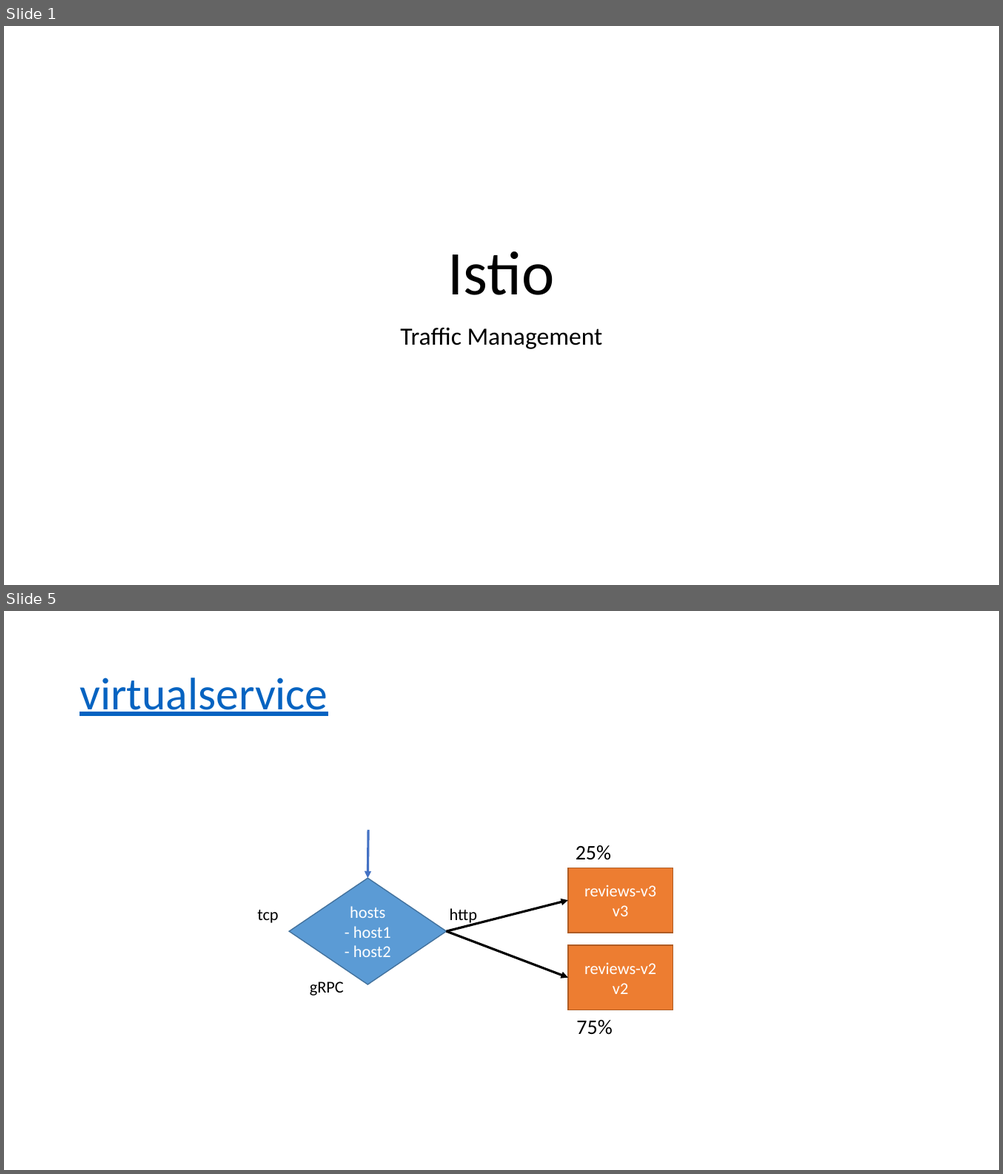
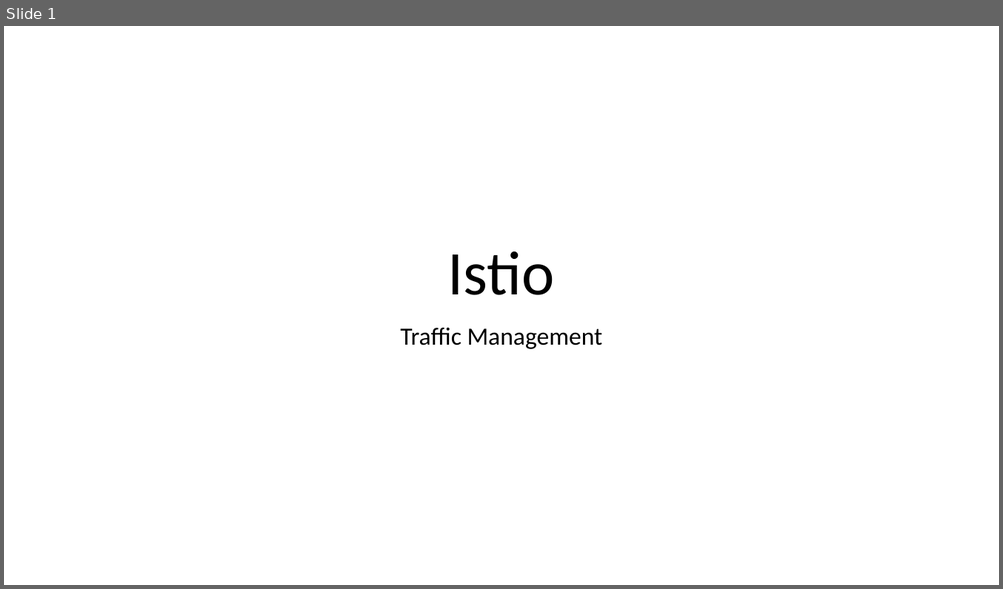
Before and after one commit to asantos2000/katacoda-scenarios, a slide deck: istio/deploy-istio-on-kubernetes/assets/istio.pptx. Shown one above the other, each under a label of ours: slides 1 and 5 before the commit, slide 1 after it; the slides between them are not shown. The pictures are 1003x1174 and 1003x589 pixels, drawn with LibreOffice and Linux fonts; fonts in the diff are those of the drawing. Boxes give left, top, right and bottom in pixels: in the first picture for what was removed or moved away, otherwise in the second. Text is boxed around its words. In the diff, an @@ line names an element or a change of style, - is before the commit and + after.

```diff
--- a/istio/deploy-istio-on-kubernetes/assets/istio.pptx
+++ b/istio/deploy-istio-on-kubernetes/assets/istio.pptx
@@ slide 5 removed at box(4, 611, 999, 1170), background #FFFFFF @@
@@ title removed at box(79, 678, 327, 716) @@
-virtualservice
@@ arrow removed from (368, 830) to (368, 878) @@
@@ text removed at box(575, 846, 611, 860) @@
-25%
@@ rectangle removed at box(568, 869, 672, 934) @@
-reviews-v3
-v3
@@ diamond removed at box(289, 878, 447, 985) @@
-hosts
-- host1
-- host2
@@ text removed at box(257, 910, 278, 923) @@
-tcp
@@ arrow removed from (447, 932) to (568, 900) @@
@@ text removed at box(449, 908, 477, 925) @@
-http
@@ arrow removed from (447, 932) to (568, 978) @@
@@ rectangle removed at box(568, 945, 672, 1010) @@
-reviews-v2
-v2
@@ text removed at box(310, 982, 344, 996) @@
-gRPC
@@ text removed at box(576, 1020, 612, 1035) @@
-75%
```
Also in this commit, not shown: 3 slides changed, 4 slides added, 1 other slide removed, 2 other files.
